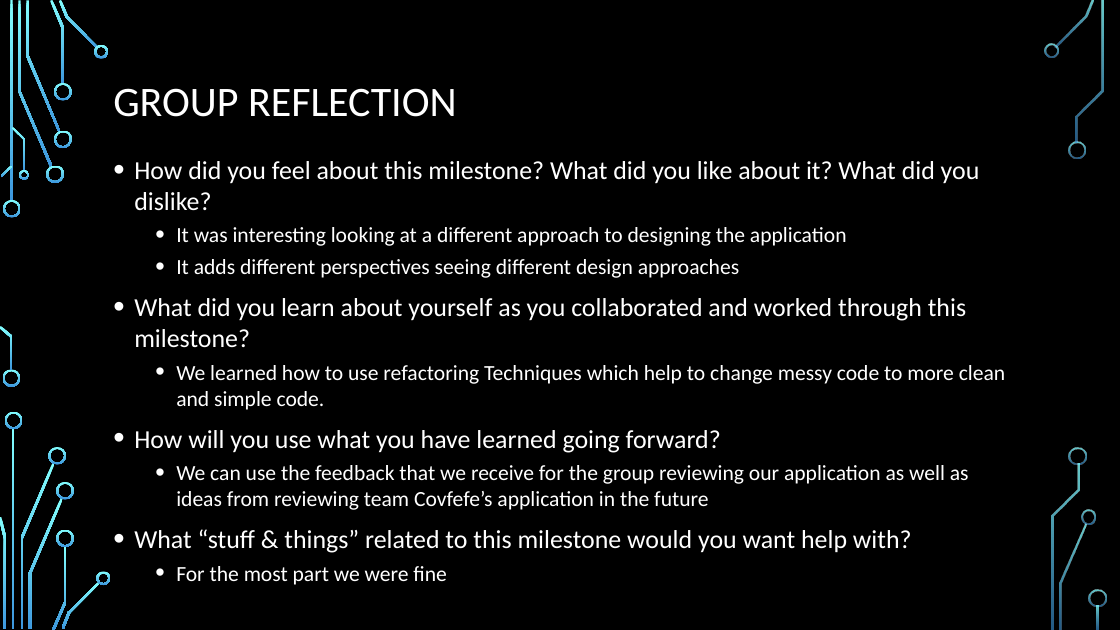
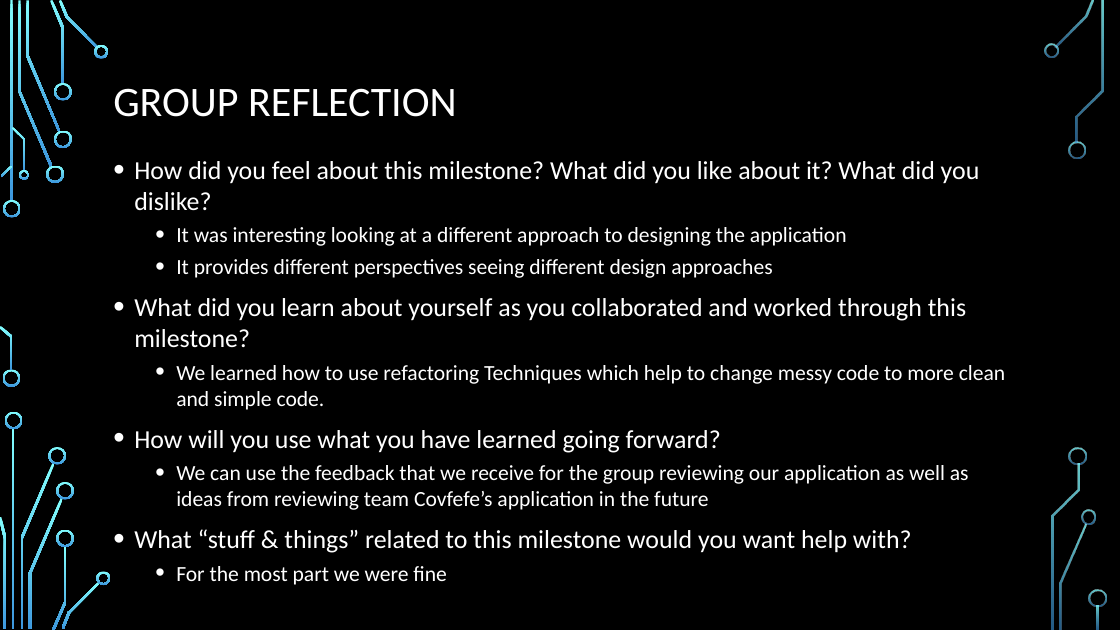
Before and after one commit to ureginastudent/PROJECT, a slide deck: slide 13 of Milestone 7/ENSE 470 Milestone 7.pptx. Drawn at 1120x630 pixels with LibreOffice and Linux fonts; fonts in the diff are those of the drawing; background and template pictures are left out. Boxes give left, top, right and bottom in pixels: in the first picture for what was removed or moved away, otherwise in the second. Text is boxed around its words. In the diff, an @@ line names an element or a change of style, - is before the commit and + after.

Commit message:
Updated: small fix

```diff
--- a/Milestone 7/ENSE 470 Milestone 7.pptx
+++ b/Milestone 7/ENSE 470 Milestone 7.pptx
@@ text at <box>176,259,772,278</box>: text changed @@
-  • It adds different perspectives seeing different design approaches
+  • It provides different perspectives seeing different design approaches
```
Also in this commit, not shown: 1 other slide changed.
